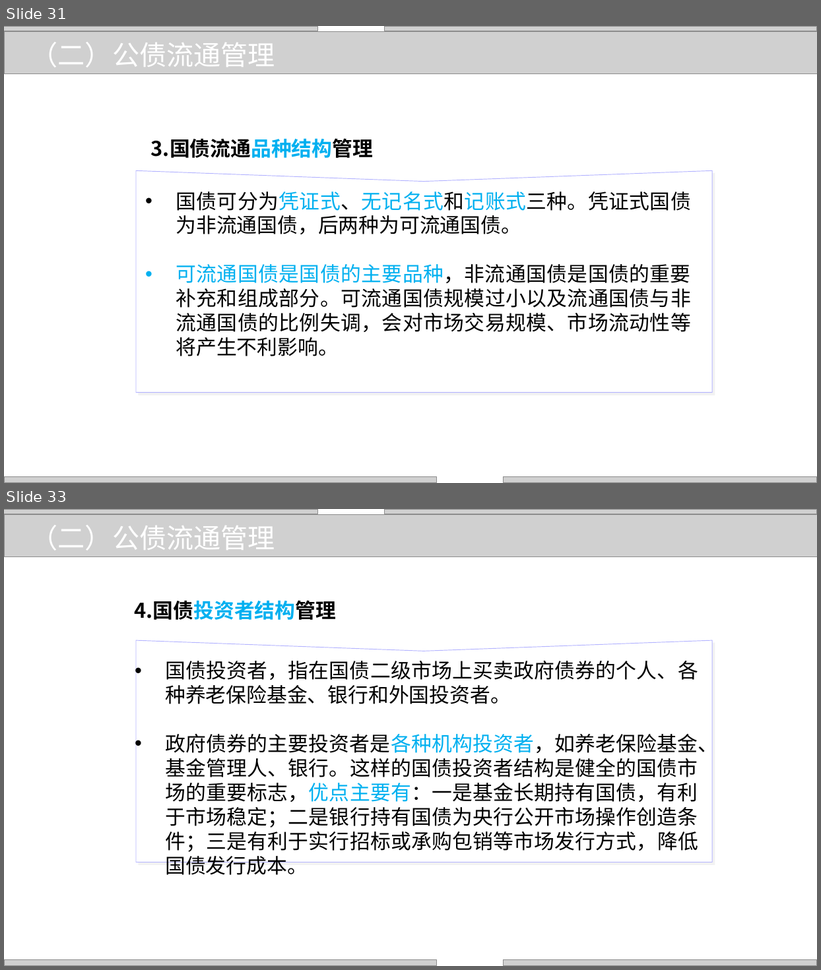
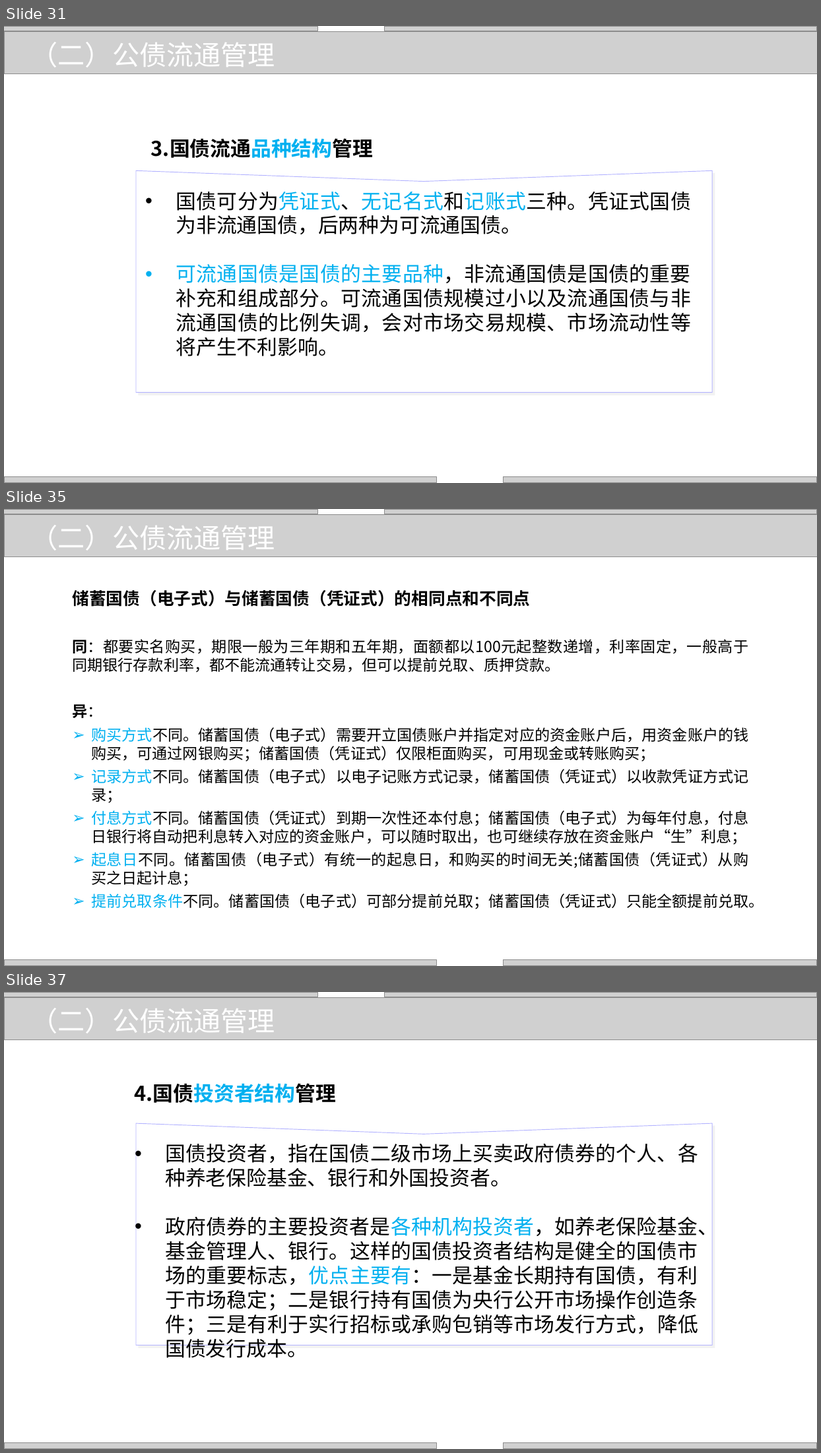
Before and after one commit to zhangjianzhang/internet_credit, a slide deck: files/slides/lecture_13.pptx. Shown one above the other, each under a label of ours: slides 31 and 33 before the commit, slides 31, 35 and 37 after it; the slides between them are not shown. The pictures are 821x970 and 821x1453 pixels, drawn with LibreOffice and Linux fonts; fonts in the diff are those of the drawing; grey boxes stand for pictures; background and template pictures are left out. Boxes give left, top, right and bottom in pixels: in the first picture for what was removed or moved away, otherwise in the second. Text is boxed around its words. In the diff, an @@ line names an element or a change of style, - is before the commit and + after.

```diff
--- a/files/slides/lecture_13.pptx
+++ b/files/slides/lecture_13.pptx
@@ slide 35 added at (4,509,817,966), background picture (left out) @@
@@ picture added at (4,514,817,557) @@
@@ text added at (31,525,275,550), 32 pt, text #FFFFFF @@
+（二）公债流通管理
@@ text added at (72,590,764,910), 18 pt, text #000000 @@
+储蓄国债（电子式）与储蓄国债（凭证式）的相同点和不同点
+同：都要实名购买，期限一般为三年期和五年期，面额都以100元起整数递增，利率固定，一般高于同期银行存款利率，都不能流通转让交易，但可以提前兑取、质押贷款。
+异：
+➢ 购买方式不同。储蓄国债（电子式）需要开立国债账户并指定对应的资金账户后，用资金账户的钱购买，可通过网银购买；储蓄国债（凭证式）仅限柜面购买，可用现金或转账购买；
+➢ 记录方式不同。储蓄国债（电子式）以电子记账方式记录，储蓄国债（凭证式）以收款凭证方式记录；
+➢ 付息方式不同。储蓄国债（凭证式）到期一次性还本付息；储蓄国债（电子式）为每年付息，付息日银行将自动把利息转入对应的资金账户，可以随时取出，也可继续存放在资金账户“生”利息；
+➢ 起息日不同。储蓄国债（电子式）有统一的起息日，和购买的时间无关;储蓄国债（凭证式）从购买之日起计息；
+➢ 提前兑取条件不同。储蓄国债（电子式）可部分提前兑取；储蓄国债（凭证式）只能全额提前兑取。
@@ group added at (4,509,817,966): 4 pictures @@
@@ what was slide 33 is now slide 37 @@
```
Also in this commit, not shown: 13 slides changed, 3 other slides added, 3 other files.
